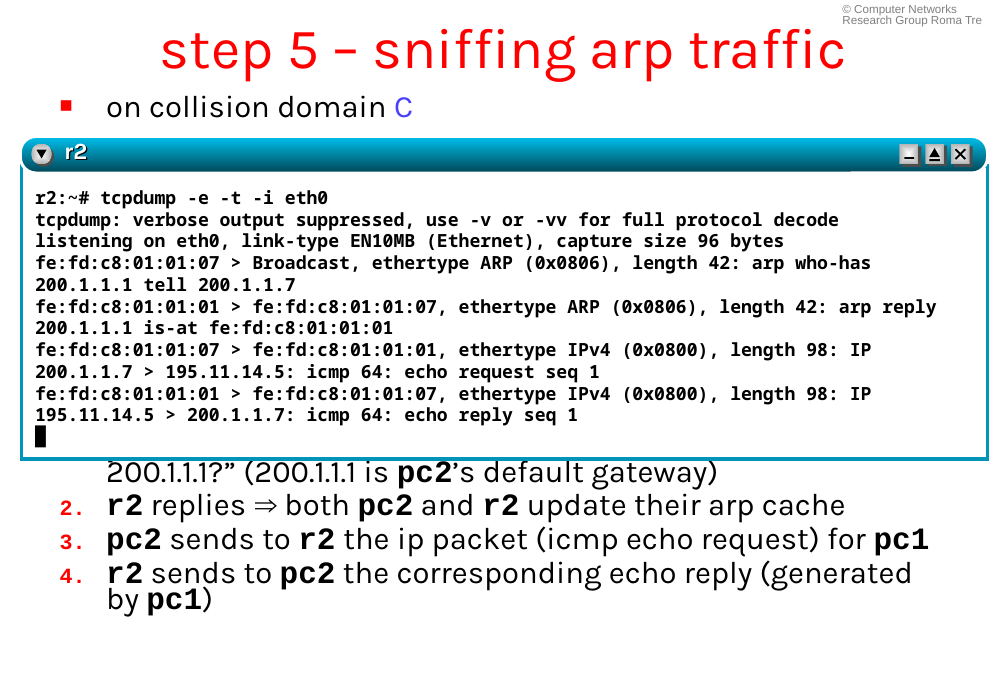
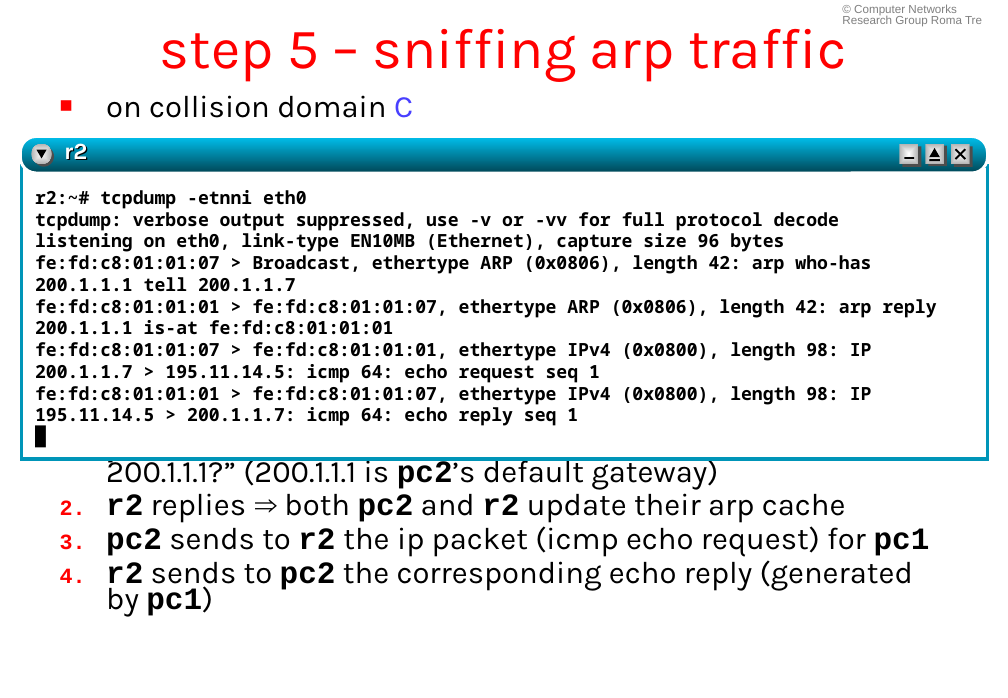
Before and after one commit to KatharaFramework/Kathara-Labs, a slide deck: slide 16 of Basic Topics/ARP/005-kathara-lab_arp.ppt. Drawn at 1008x698 pixels with LibreOffice and Linux fonts; fonts in the diff are those of the drawing. Boxes give left, top, right and bottom in pixels: in the first picture for what was removed or moved away, otherwise in the second. Text is boxed around its words. In the diff, an @@ line names an element or a change of style, - is before the commit and + after.

Commit message:
upload arp slides with new tcpdump command

```diff
--- a/Basic Topics/ARP/005-kathara-lab_arp.ppt
+++ b/Basic Topics/ARP/005-kathara-lab_arp.ppt
@@ text at (35, 190, 306, 209): text changed @@
-r2:~# tcpdump -e -t -i eth0
+r2:~# tcpdump -etnni eth0
```
Also in this commit, not shown: 4 other slides changed, 1 other file.
